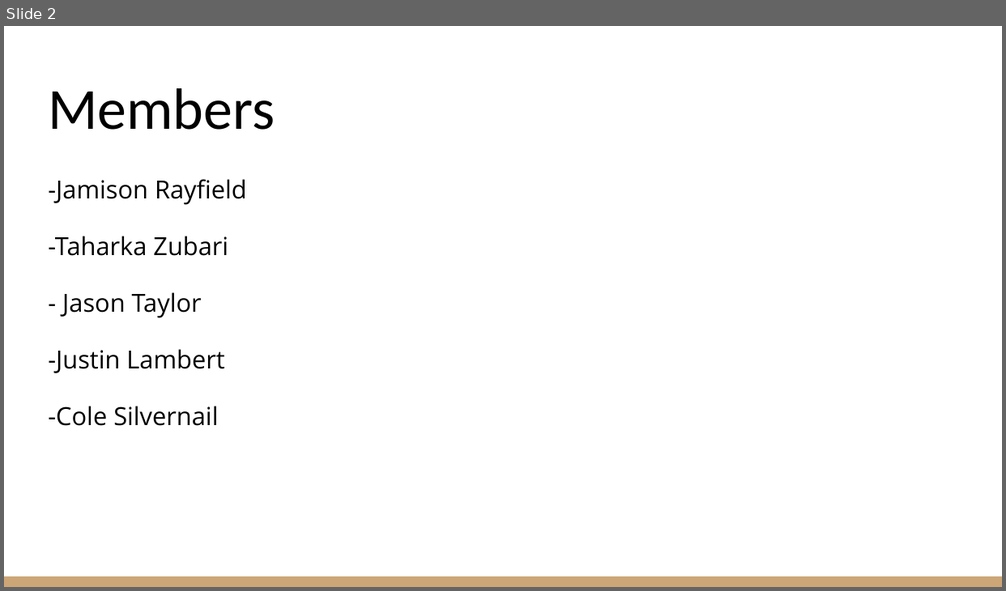
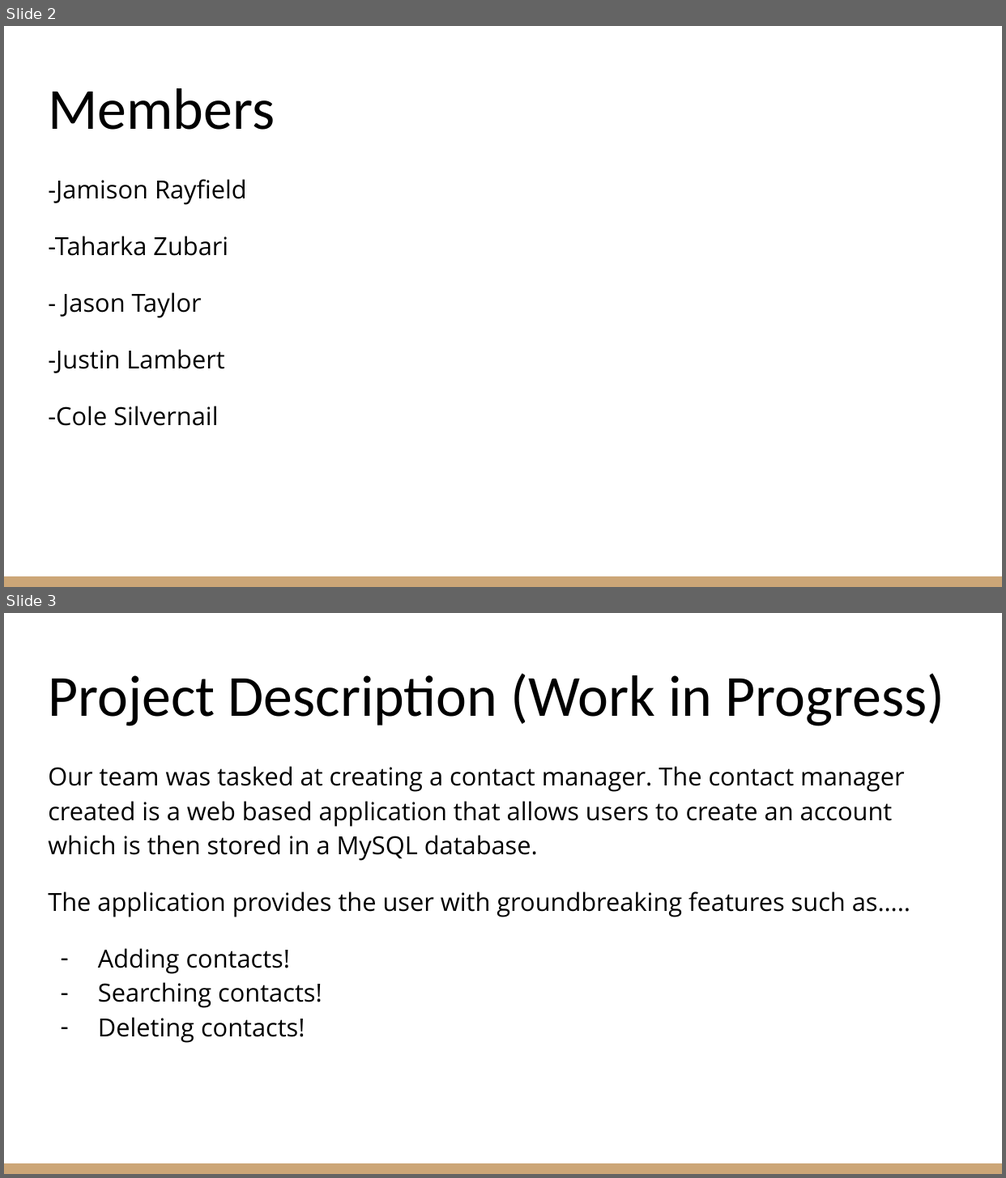
Before and after one commit to jlambert23/COP4331, a slide deck: Contact manager (Small project COP4331) (1).pptx. Shown one above the other, each under a label of ours: slide 2 before the commit, slides 2 and 3 after it. The pictures are 1006x591 and 1006x1178 pixels, drawn with LibreOffice and Linux fonts; fonts in the diff are those of the drawing. Boxes give left, top, right and bottom in pixels: in the first picture for what was removed or moved away, otherwise in the second. Text is boxed around its words. In the diff, an @@ line names an element or a change of style, - is before the commit and + after.

```diff
--- a/Contact manager (Small project COP4331) (1).pptx
+++ b/Contact manager (Small project COP4331) (1).pptx
@@ slide 3 added at (4, 613, 1002, 1174), background #FFFFFF; not listed: 1 template element that a slide beside it also shows @@
@@ title added at (48, 673, 944, 726), 42 pt, text #000000 @@
+Project Description (Work in Progress)
@@ text added at (48, 766, 910, 1043), 18 pt, text #000000 @@
+Our team was tasked at creating a contact manager. The contact manager created is a web based application that allows users to create an account which is then stored in a MySQL database.
+The application provides the user with groundbreaking features such as…..
+– Adding contacts!
+– Searching contacts!
+– Deleting contacts!
```
Also in this commit, not shown: 4 slides changed, 2 other slides added, 1 slide removed.
